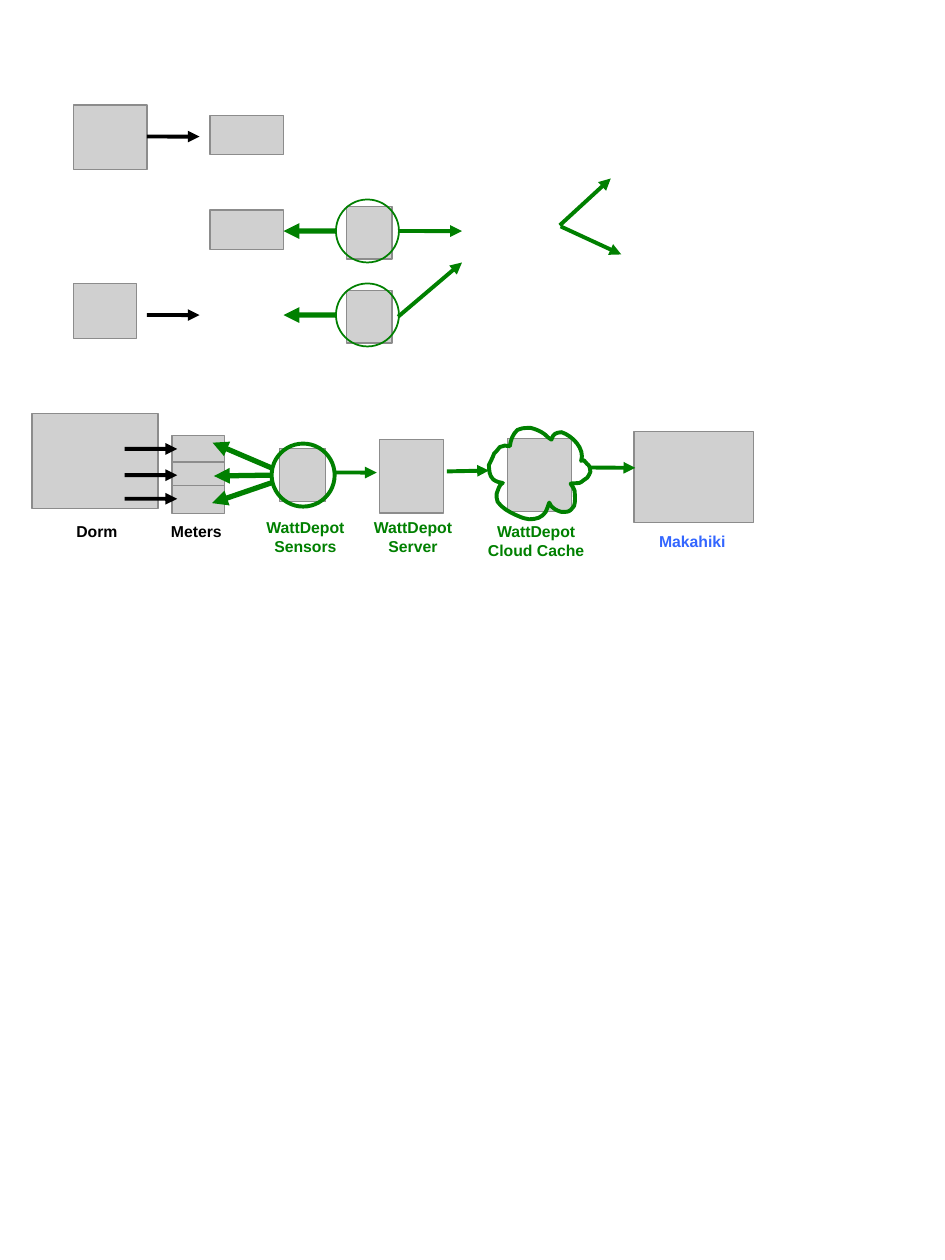
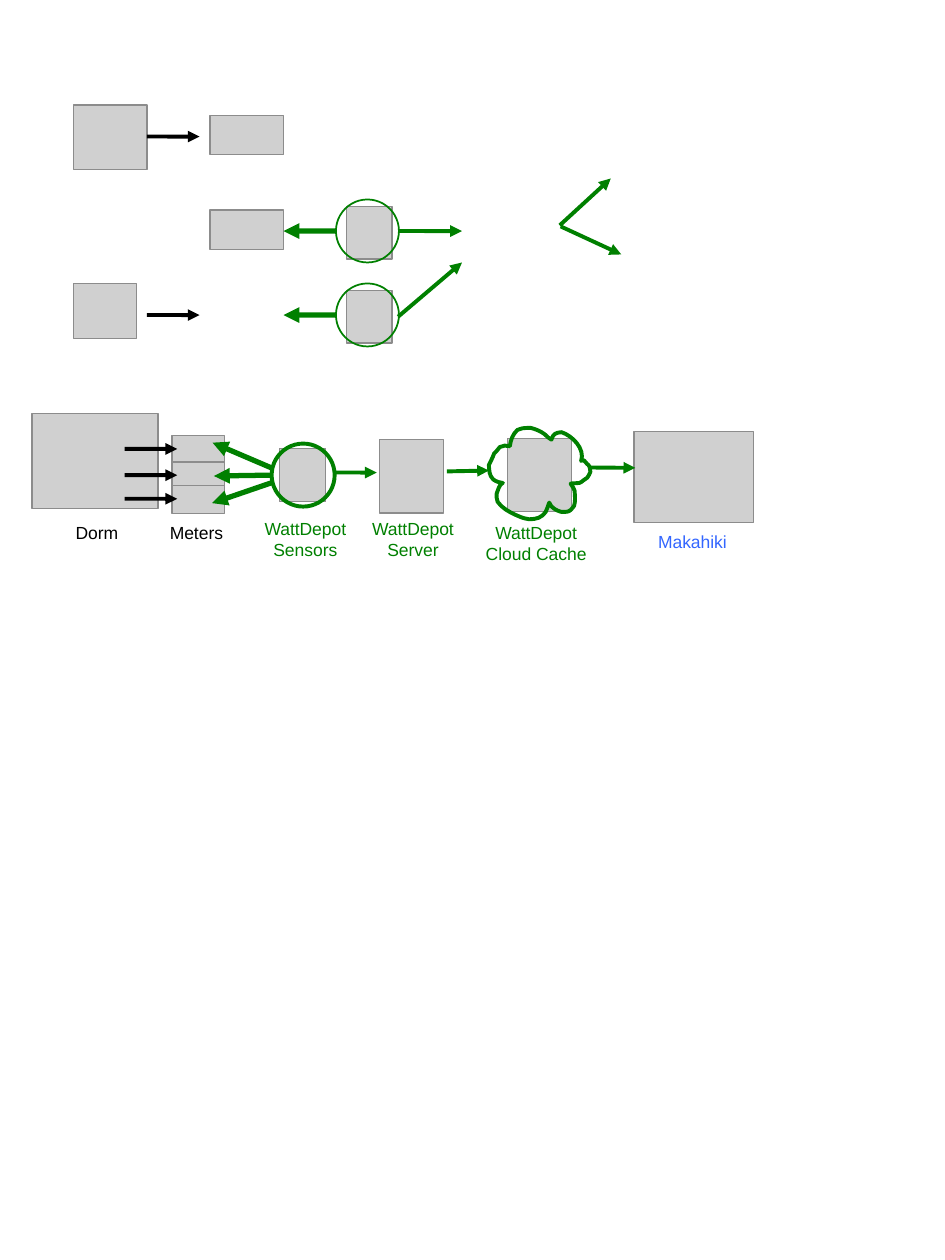
Before and after one commit to csdl/techreports, a slide deck: slide 1 of techreports/10-07/architecture.2.ppt. Drawn at 945x1260 pixels with LibreOffice and Linux fonts; fonts in the diff are those of the drawing; grey boxes stand for pictures. Boxes give left, top, right and bottom in pixels: in the first picture for what was removed or moved away, otherwise in the second. Text is boxed around its words. In the diff, an @@ line names an element or a change of style, - is before the commit and + after.

```diff
--- a/techreports/10-07/architecture.2.ppt
+++ b/techreports/10-07/architecture.2.ppt
@@ size 9 to 10 pt, bold off in 6 elements at (658, 535, 727, 548), (170, 527, 223, 539), (76, 527, 119, 539), (265, 523, 347, 556), (372, 523, 454, 556), (486, 527, 586, 560) @@
```
Also in this commit, not shown: 1 other file.
